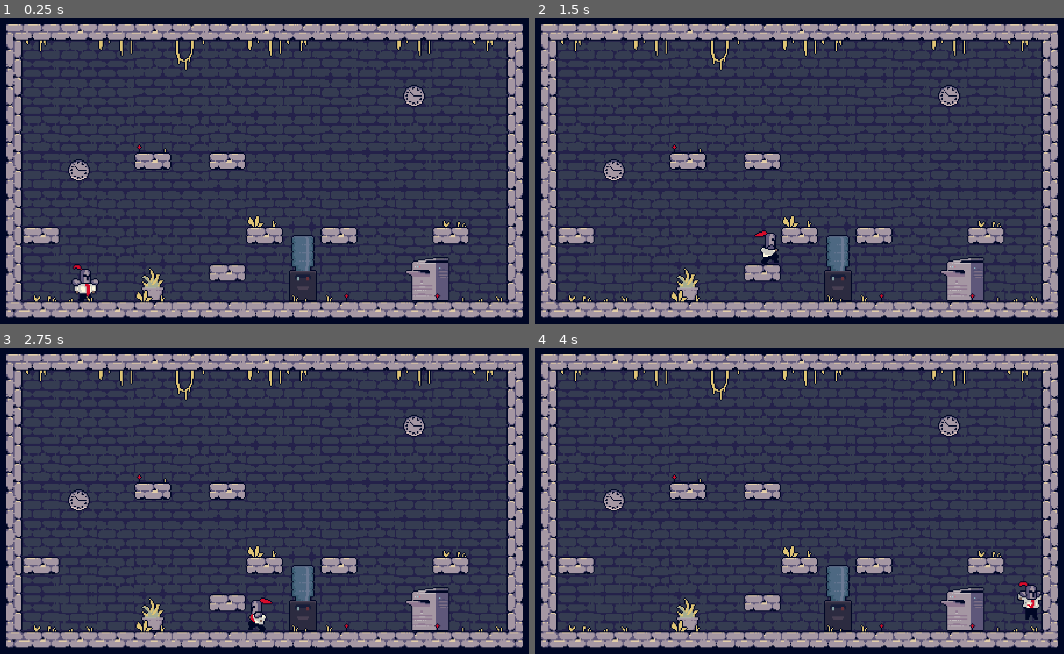
Above: before the commit, frames 1-4 (two rows, left to right).
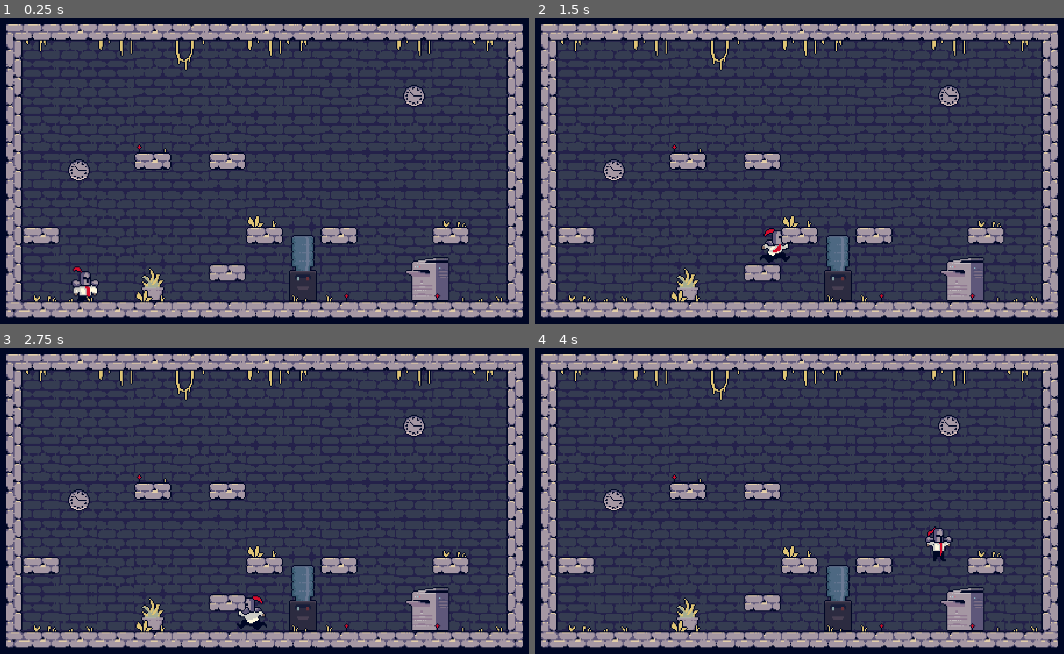
Above: after the commit, the same moments.

Repository: joshuatehrlich/overtime-knight
Game: Godot game, scene res://scenes/main.tscn
Same seed, same stepped clock (60 frames per second), same inputs: the game is played once before the commit and once after it.
Inputs:
- Up to frame 1 (0.25 s): no input
- Up to frame 2 (1.5 s): hold D (right) from 0.53 s (still down); tap Space (jump) at 0.77 s
- Up to frame 3 (2.75 s): tap Space (jump) at 1.52 s; release D (right) at 2.03 s; hold A (left) from 2.03 s (still down)
- Up to frame 4 (4 s): tap Enter at 2.75 s; release A (left) at 2.78 s; hold D (right) from 2.78 s (still down); tap Space (jump) at 3.02, 3.77 s

The runs differ from the first frame. In frame 1, 0.2% of the frame differs, in the area x 13-19%, y 80-93%; in frame 2, 0.4%; in frame 3, 0.4%; in frame 4, 0.7%, in the area x 73-96%, y 58-89%.

Commit message:
add land animation

Diff:
--- a/scenes/player.tscn
+++ b/scenes/player.tscn
@@ -1,10 +1,10 @@
-[gd_scene load_steps=23 format=3 uid="uid://br58ug3gohna2"]
+[gd_scene load_steps=27 format=3 uid="uid://br58ug3gohna2"]
 
 [ext_resource type="Script" path="res://scripts/player.gd" id="1_o2u3n"]
 [ext_resource type="Texture2D" uid="uid://bsj6i0v7rsurb" path="res://assets/sprites/knight.png" id="1_q0pug"]
 
 [sub_resource type="RectangleShape2D" id="RectangleShape2D_6l6e3"]
-size = Vector2(18, 28)
+size = Vector2(14, 27)
 
 [sub_resource type="Animation" id="Animation_evxk6"]
 resource_name = "fall"
@@ -17,10 +17,10 @@
 tracks/0/interp = 1
 tracks/0/loop_wrap = true
 tracks/0/keys = {
-"times": PackedFloat32Array(0),
-"transitions": PackedFloat32Array(1),
-"update": 1,
-"values": [3]
+"times": PackedFloat32Array(0, 0.2),
+"transitions": PackedFloat32Array(1, 1),
+"update": 1,
+"values": [3, 10]
 }
 
 [sub_resource type="Animation" id="Animation_sbufx"]
@@ -71,6 +71,22 @@
 "transitions": PackedFloat32Array(1, 1, 1, 1, 1, 1),
 "update": 1,
 "values": [7, 8, 9, 4, 5, 6]
+}
+
+[sub_resource type="Animation" id="Animation_ovl42"]
+resource_name = "land"
+length = 0.2
+tracks/0/type = "value"
+tracks/0/imported = false
+tracks/0/enabled = true
+tracks/0/path = NodePath("Sprite2D:frame")
+tracks/0/interp = 1
+tracks/0/loop_wrap = true
+tracks/0/keys = {
+"times": PackedFloat32Array(0, 0.1),
+"transitions": PackedFloat32Array(1, 1),
+"update": 1,
+"values": [11, 1]
 }
 
 [sub_resource type="AnimationLibrary" id="AnimationLibrary_poieu"]
@@ -78,6 +94,7 @@
 "fall": SubResource("Animation_evxk6"),
 "idle": SubResource("Animation_sbufx"),
 "jump": SubResource("Animation_q2v0m"),
+"land": SubResource("Animation_ovl42"),
 "run": SubResource("Animation_g7wdr")
 }
 
@@ -97,6 +114,9 @@
 [sub_resource type="AnimationNodeAnimation" id="AnimationNodeAnimation_4skhs"]
 animation = &"idle"
 
+[sub_resource type="AnimationNodeAnimation" id="AnimationNodeAnimation_g2kax"]
+animation = &"land"
+
 [sub_resource type="AnimationNodeAnimation" id="AnimationNodeAnimation_t8g4j"]
 animation = &"run"
 
@@ -115,27 +135,39 @@
 advance_mode = 2
 advance_condition = &"airborne"
 
-[sub_resource type="AnimationNodeStateMachineTransition" id="AnimationNodeStateMachineTransition_e5y0y"]
+[sub_resource type="AnimationNodeStateMachineTransition" id="AnimationNodeStateMachineTransition_ktldr"]
+advance_mode = 2
+advance_condition = &"airborne"
+
+[sub_resource type="AnimationNodeStateMachineTransition" id="AnimationNodeStateMachineTransition_lwkx2"]
+switch_mode = 2
 advance_mode = 2
 advance_condition = &"idle"
 
-[sub_resource type="AnimationNodeStateMachineTransition" id="AnimationNodeStateMachineTransition_46hbi"]
+[sub_resource type="AnimationNodeStateMachineTransition" id="AnimationNodeStateMachineTransition_cgetp"]
+switch_mode = 2
 advance_mode = 2
 advance_condition = &"is_moving"
 
-[sub_resource type="AnimationNodeStateMachineTransition" id="AnimationNodeStateMachineTransition_ktldr"]
+[sub_resource type="AnimationNodeStateMachineTransition" id="AnimationNodeStateMachineTransition_fy6yx"]
+advance_mode = 2
+advance_condition = &"grounded"
+
+[sub_resource type="AnimationNodeStateMachineTransition" id="AnimationNodeStateMachineTransition_o7cmk"]
 advance_mode = 2
 advance_condition = &"airborne"
 
 [sub_resource type="AnimationNodeStateMachine" id="AnimationNodeStateMachine_fqh2p"]
 states/airborne/node = SubResource("AnimationNodeBlendSpace1D_stu51")
-states/airborne/position = Vector2(467.333, -9.66667)
+states/airborne/position = Vector2(480.667, -0.333337)
 states/idle/node = SubResource("AnimationNodeAnimation_4skhs")
-states/idle/position = Vector2(390, 94)
+states/idle/position = Vector2(378, 176)
+states/land/node = SubResource("AnimationNodeAnimation_g2kax")
+states/land/position = Vector2(482, 92.1852)
 states/run/node = SubResource("AnimationNodeAnimation_t8g4j")
-states/run/position = Vector2(544.667, 92.8889)
-transitions = ["Start", "idle", SubResource("AnimationNodeSt …(215 unchanged characters)… ionNodeStateMachineTransition_5ldyn"), "airborne", "idle", SubResource("AnimationNodeStateMachineTransition_e5y0y"), "airborne", "run", SubResource("AnimationNodeStateMachineTransition_46hbi"), "run", "airborne", SubResource("AnimationNodeStateMachineTransition_ktldr")]
-graph_offset = Vector2(-92, -53)
+states/run/position = Vector2(632, 176.519)
+transitions = ["Start", "idle", SubResource("AnimationNodeSt …(215 unchanged characters)… ionNodeStateMachineTransition_5ldyn"), "run", "airborne", SubResource("AnimationNodeStateMachineTransition_ktldr"), "land", "idle", SubResource("AnimationNodeStateMachineTransition_lwkx2"), "land", "run", SubResource("AnimationNodeStateMachineTransition_cgetp"), "airborne", "land", SubResource("AnimationNodeStateMachineTransition_fy6yx"), "land", "airborne", SubResource("AnimationNodeStateMachineTransition_o7cmk")]
+graph_offset = Vector2(10, -96)
 
 [sub_resource type="AnimationNodeStateMachinePlayback" id="AnimationNodeStateMachinePlayback_8mnhr"]
 
@@ -148,11 +180,10 @@
 
 [node name="Sprite2D" type="Sprite2D" parent="."]
 texture = ExtResource("1_q0pug")
-hframes = 10
-frame = 1
+hframes = 12
 
 [node name="CollisionShape2D" type="CollisionShape2D" parent="."]
-position = Vector2(0, 2)
+position = Vector2(0, 2.5)
 shape = SubResource("RectangleShape2D_6l6e3")
 
 [node name="AnimationPlayer" type="AnimationPlayer" parent="."]
@@ -166,6 +197,7 @@
 active = true
 parameters/playback = SubResource("AnimationNodeStateMachinePlayback_8mnhr")
 parameters/conditions/airborne = false
+parameters/conditions/grounded = false
 parameters/conditions/idle = false
 parameters/conditions/is_moving = false
 parameters/airborne/blend_position = 1.0
--- a/scripts/player.gd
+++ b/scripts/player.gd
@@ -76,6 +76,7 @@
 
 	# Jumping Case
 	if not is_on_floor():
+		animation_tree["parameters/conditions/grounded"] = false
 		animation_tree["parameters/conditions/airborne"] = true
 		animation_tree["parameters/airborne/blend_position"] = -sign(velocity.y)
 		animation_tree["parameters/conditions/is_moving"] = false
@@ -83,6 +84,7 @@
 		return
 
 	# Grounded Case
+	animation_tree["parameters/conditions/grounded"] = true
 	animation_tree["parameters/conditions/airborne"] = false
 	if direction == 0:
 		animation_tree["parameters/conditions/idle"] = true
Binary file changed: assets/sprites/knight.png
